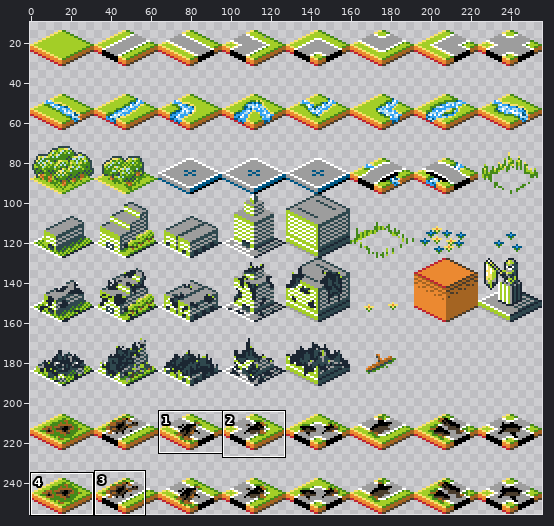
Sprite sheet -- assets/terrain_tileset.png. Above, an overview of the earlier version with the close-up marked.
Close-up. Before the edit:
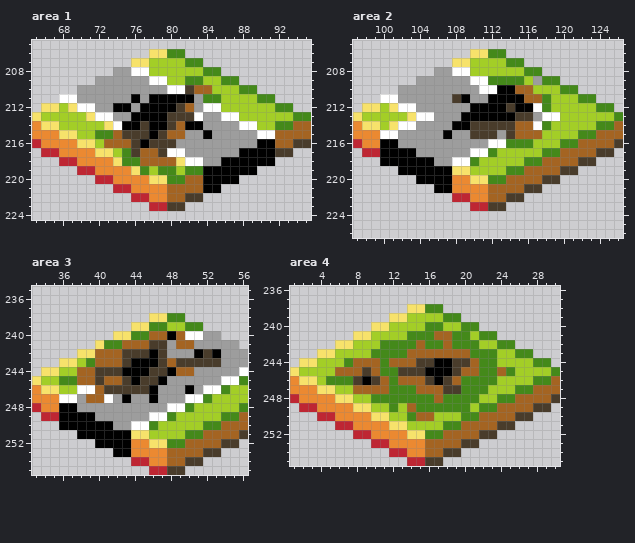
The file is 256x256 pixels. Shown: area 1: x 65..95, y 205..224; area 2: x 97..126, y 205..226; area 3: x 33..56, y 235..255; area 4: x 1..30, y 236..255. The wide view leaves out empty margins. The commit also changed other parts of the picture, which this record leaves out.
And afterwards:
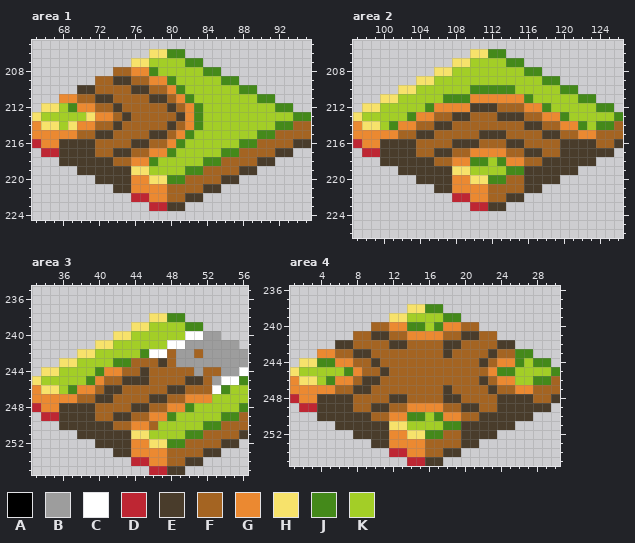
Palette (. is transparent): A #000000  B #9d9d9d  C #ffffff  D #be2633  E #493c2b  F #a46422  G #eb8931  H #f7e26b  J #44891a  K #a3ce27
The exact change:
Changed rows in their new state; - is an unchanged pixel.
Area 1:
first column x 68:
208 ------FFGGJ-------------
209 ----FFEEFFGGJ-KK--------
210 --EEFFFFEEFFGJKKK-------
211 GGFFEEFFFFEEFGJKKK------
212 -JGGFFEFFFFFEFGJKK------
213 ----GGFEFFFFF-GJKKKK----
214 -HGGFFEFFFFF--GJKKKKKK--
215 GGFFEE-FFFE--GJKKKKKKKJJ
216 EEEEF----EFFGJKKKKKKJJFF
217 EEEEFFEEF-GGJKKKKKJJFFFF
218 EEEEEEFFGGJKKKKKJJFFFFEE
219 --EEEEEE-H-KK---FFFFEE--
220 ----EEEE--------FFEE----
221 ------EE--------EE------
Area 2:
first column x 100:
208 ------HHKK--------------
209 ----HHKKKKKKKKKK-K------
210 --HHKKKKKKJJJJJKK-------
211 HHKKKKKJJJGGGGGGJKK-----
212 -KKKKJGGGGEEEFFFGG------
213 ---JGGFFEEFFFEE-FFGGJ---
214 -JGGFFEEFFFFFFF-EEFFGGJ-
215 GGFFEEFFFFF--EF---EEFFGG
216 EEEEFFFFEEEFFFEEFFFFEEEE
217 EEEEFFEEFFGGGGFFEEFFEEEE
218 EEEEEEFFGG-J-JGGFFEEEE--
219 --EEEEEE--------EEEE----
220 ----EEEE--------EE------
221 ------EE----------------
Area 3:
first column x 36:
239 ----------KK------
240 --------KKKKKK----
241 -----HKKKKKKCCB---
242 ----KKKKKJCCF--FBB
243 ---KKKJJFFF--BBBBB
244 --KKJGGFFEFFF---FF
245 KKKJG---E-FFFFEEF-
246 -JGG---FFFFFEEFFF-
247 GGF-EEFFFFEEFFGGG-
248 EEEEFFFFEEFFGG----
249 EEEEFFEEFFGG------
250 EEEEEEFFGGF-------
251 --EEEEEE----------
252 ----EEEE----------
253 ------EE----------
Area 4:
first column x 4:
240 ------FFGGJJK-GGFF------
241 ----FFEEFFGGGG-FEEFF----
242 --EEFFFFEEF-FFEEFFFFEE--
243 GGFFEEFFFF----E--FFEFF--
244 JJGG--EF---FFFFFF-EFGGJ-
245 --KJGF-EFFFFFFFF--FGJ---
246 --GGFE--F---FFF-FFEFGG--
247 GGFFEE--FFF----FFFFEFFGG
248 EEEEFFFFEEFFF-EEFFFFEEEE
249 EEEEFFEEFFGGGGFFEEFFEEEE
250 EEEEEEFFGG-JKJGGFFEEEE--
251 --EEEEEE--------EEEE----
252 ----EEEE--------EE------
253 ------EE----------------
